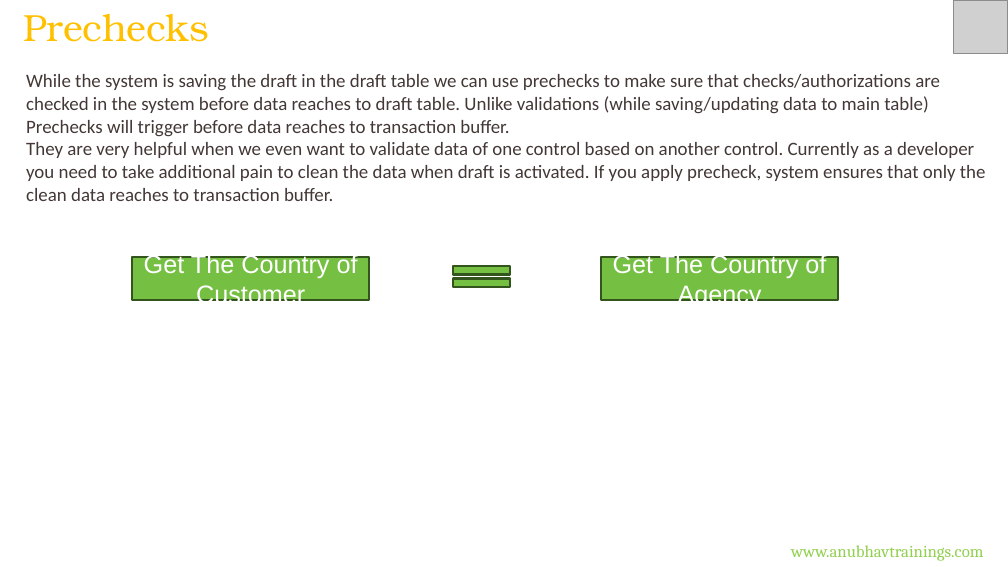
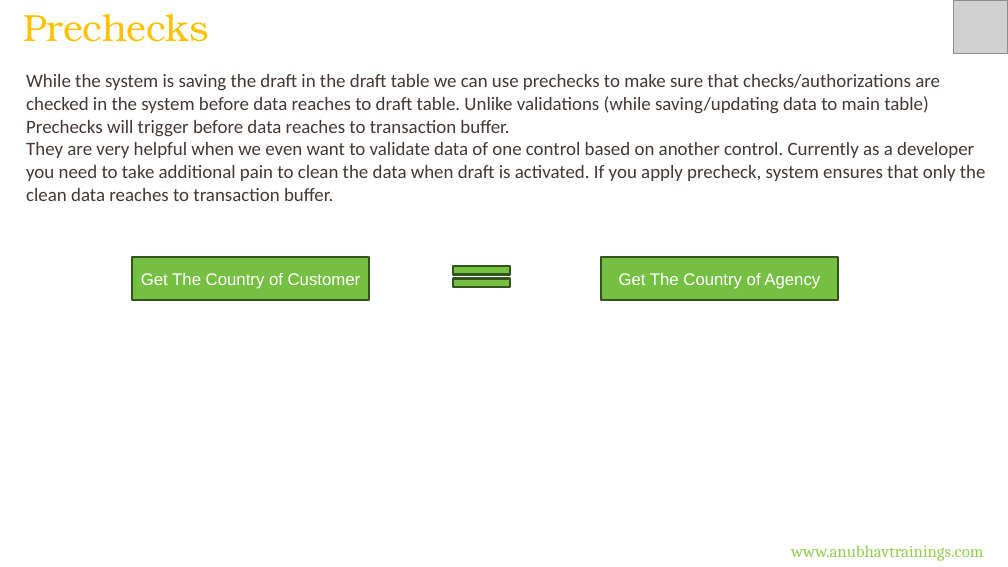
Before and after one commit to soyuztechnologies/HPE_Corporate_Training_CAP_RAP, a slide deck: slide 9 of Day 25/Day 25 -BTP Architect.pptx. Drawn at 1008x567 pixels with LibreOffice and Linux fonts; fonts in the diff are those of the drawing; grey boxes stand for pictures. Boxes give left, top, right and bottom in pixels: in the first picture for what was removed or moved away, otherwise in the second. Text is boxed around its words. In the diff, an @@ line names an element or a change of style, - is before the commit and + after.

```diff
--- a/Day 25/Day 25 -BTP Architect.pptx
+++ b/Day 25/Day 25 -BTP Architect.pptx
@@ rectangle "Get The Country of Customer" at (x1=132, y1=257, x2=369, y2=299): size 24 to 16 pt @@
@@ rectangle "Get The Country of Agency" at (x1=601, y1=257, x2=838, y2=299): size 24 to 16 pt @@
```
Also in this commit, not shown: 5 other files.
